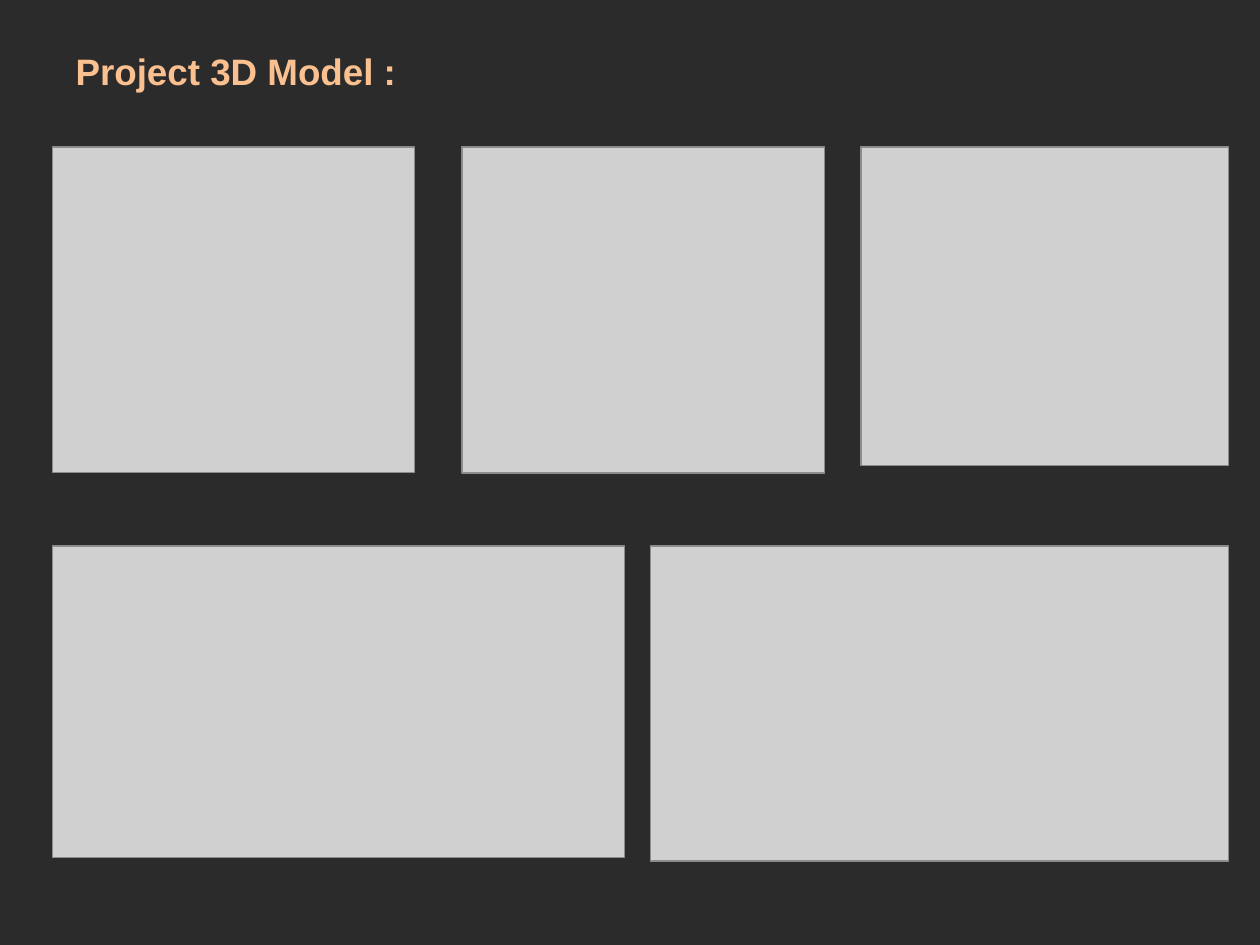
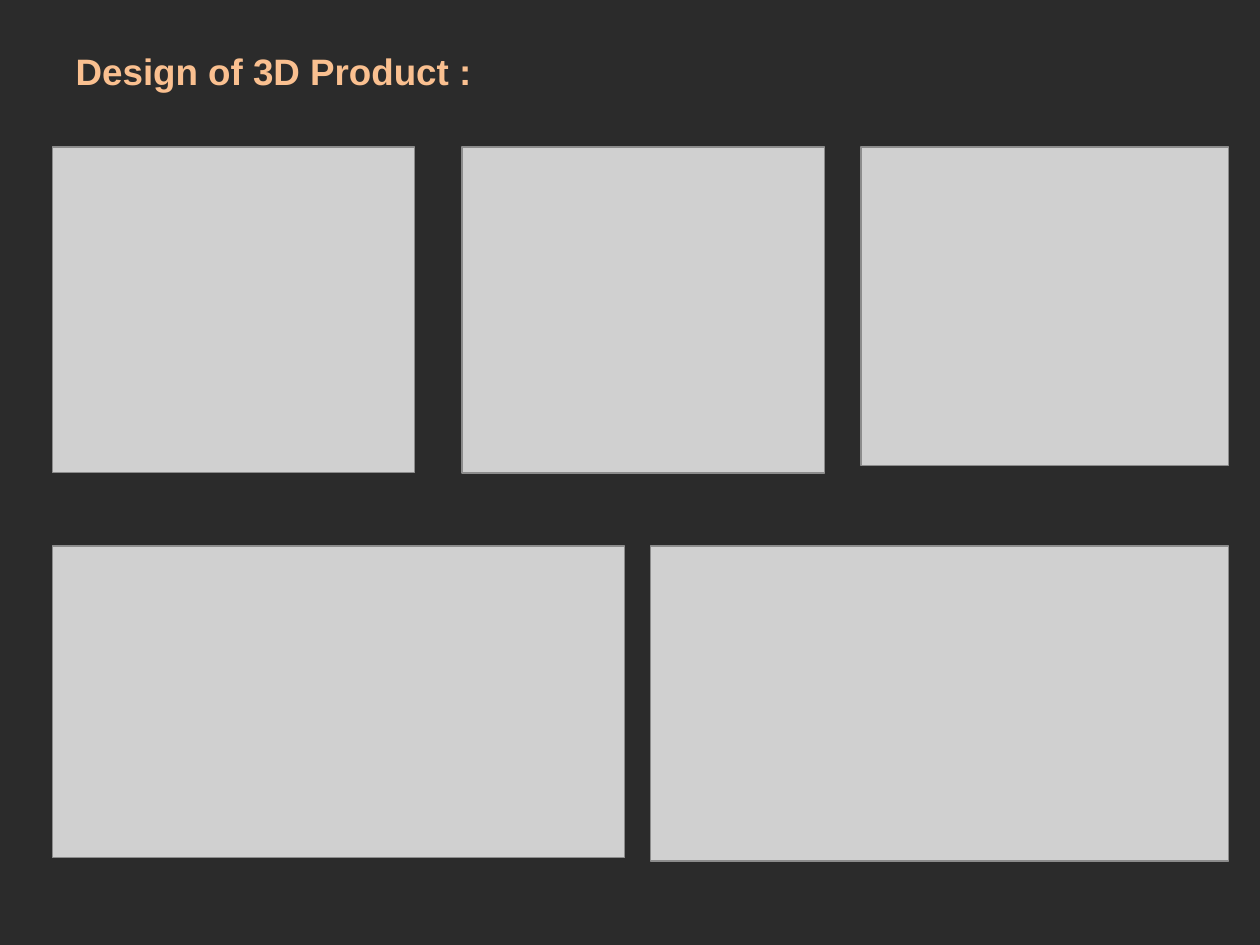
Before and after one commit to NihaalKnight87/Advance-Smart-GPS-Electromagnetic-Brake-System, a slide deck: slide 4 of PROJECT-2/NIHAAL/PPT/AS-GPS & EMBS_PPT.pptx (slide 3 before the commit). Drawn at 1260x945 pixels with LibreOffice and Linux fonts; fonts in the diff are those of the drawing; grey boxes stand for pictures; background and template pictures are left out; a plain dark background stands for a picture behind light text. Boxes give left, top, right and bottom in pixels: in the first picture for what was removed or moved away, otherwise in the second. Text is boxed around its words. In the diff, an @@ line names an element or a change of style, - is before the commit and + after.

Commit message:
Project - 2 _ Final Upload

```diff
--- a/PROJECT-2/NIHAAL/PPT/AS-GPS & EMBS_PPT.pptx
+++ b/PROJECT-2/NIHAAL/PPT/AS-GPS & EMBS_PPT.pptx
@@ title at box(76, 58, 449, 92): text changed @@
-Project 3D Model :
+Design of 3D Product :
```
Also in this commit, not shown: 2 slides added, 10 other files.
